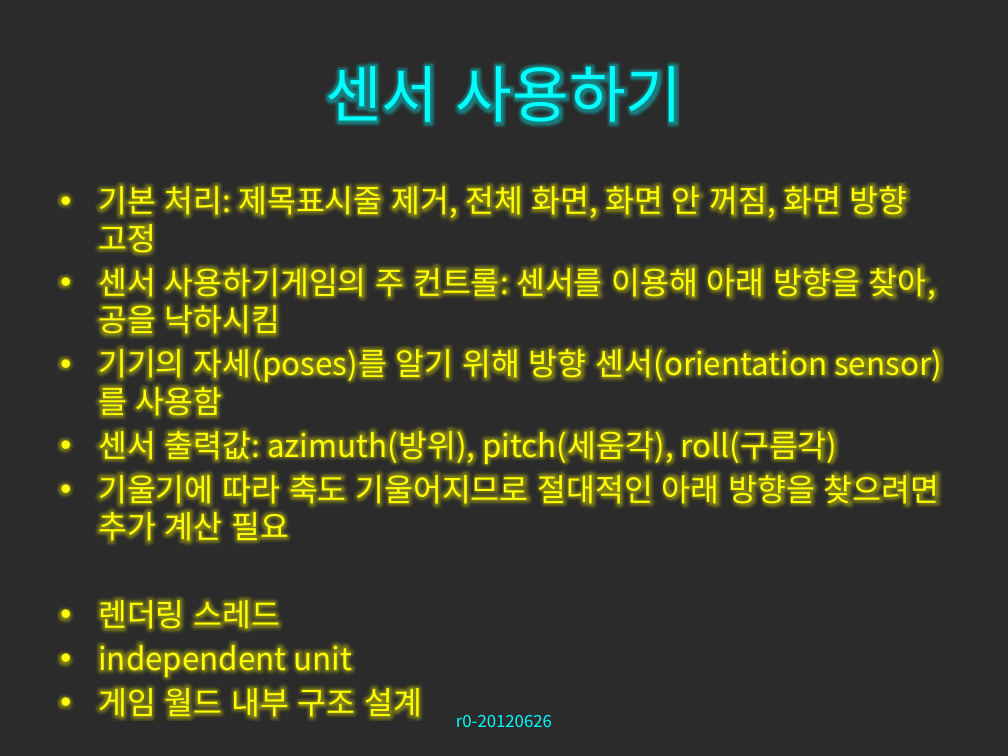
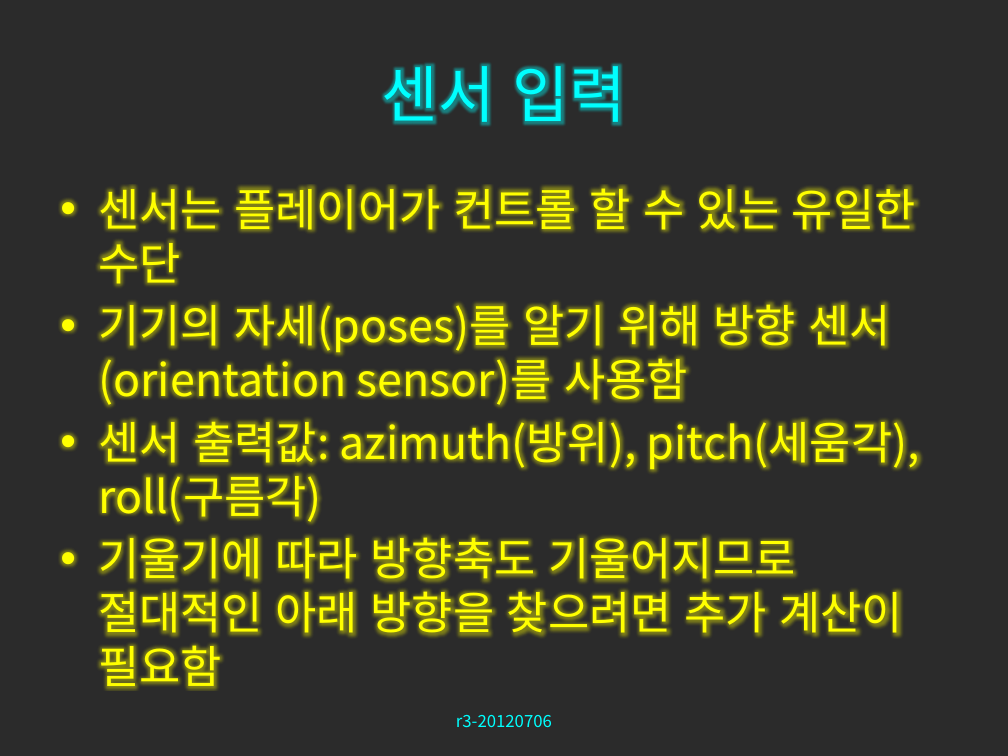
Before and after one commit to zwycid/dimension-drive-downside, a slide deck: slide 16 of presentation/중간발표.pptx (slide 15 before the commit). Drawn at 1008x756 pixels with LibreOffice and Linux fonts; fonts in the diff are those of the drawing; background and template pictures are left out; a plain dark background stands for a picture behind light text. Boxes give left, top, right and bottom in pixels: in the first picture for what was removed or moved away, otherwise in the second. Text is boxed around its words. In the diff, an @@ line names an element or a change of style, - is before the commit and + after.

```diff
--- a/presentation/중간발표.pptx
+++ b/presentation/중간발표.pptx
@@ title at (x1=382, y1=64, x2=626, y2=125): text changed @@
-센서 사용하기
+센서 입력
@@ text at (x1=98, y1=180, x2=916, y2=285): text changed; size 22.4 to 32 pt @@
-• 기본 처리: 제목표시줄 제거, 전체 화면, 화면 안 꺼짐, 화면 방향 고정
-• 센서 사용하기게임의 주 컨트롤: 센서를 이용해 아래 방향을 찾아, 공을 낙하시킴
+• 센서는 플레이어가 컨트롤 할 수 있는 유일한 수단
@@ text at (x1=98, y1=297, x2=920, y2=522): size 22.4 to 32 pt in "기기의 자세(poses)를 알기 위해 방향 센서(orientation sensor)를 ...", "센서 출력값: azimuth(방위), pitch(세움각), roll(구름각)"; more space between paragraphs @@
@@ text at (x1=98, y1=537, x2=903, y2=694): text changed; size 22.4 to 32 pt @@
-• 기울기에 따라 축도 기울어지므로 절대적인 아래 방향을 찾으려면 추가 계산 필요
-• 렌더링 스레드
-• independent unit
-• 게임 월드 내부 구조 설계
+• 기울기에 따라 방향축도 기울어지므로 절대적인 아래 방향을 찾으려면 추가 계산이 필요함
@@ text at (x1=456, y1=715, x2=552, y2=727): text changed @@
-r0-20120626
+r3-20120706
```
Also in this commit, not shown: 24 other slides changed, 1 slide added, 2 other files.
